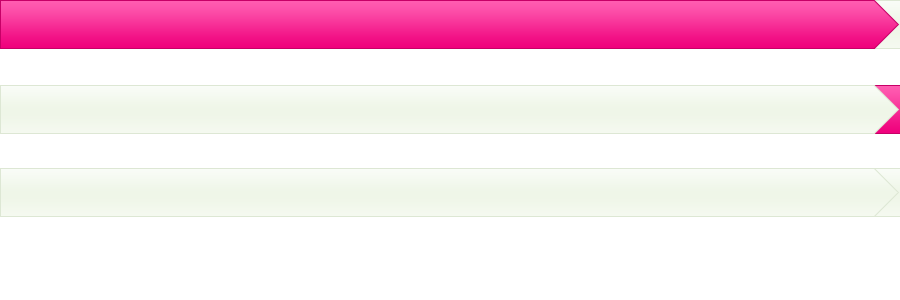
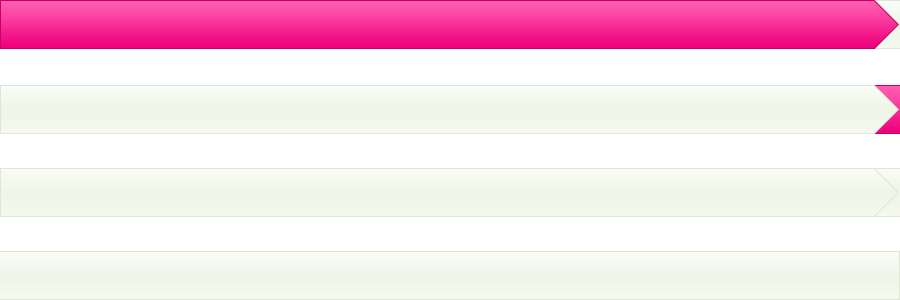
Before/after of a 900px x 300px layered artwork. What changed in the layer stack:
added layer "图层 4" above "图层 3" over 0, 251, 900, 300
